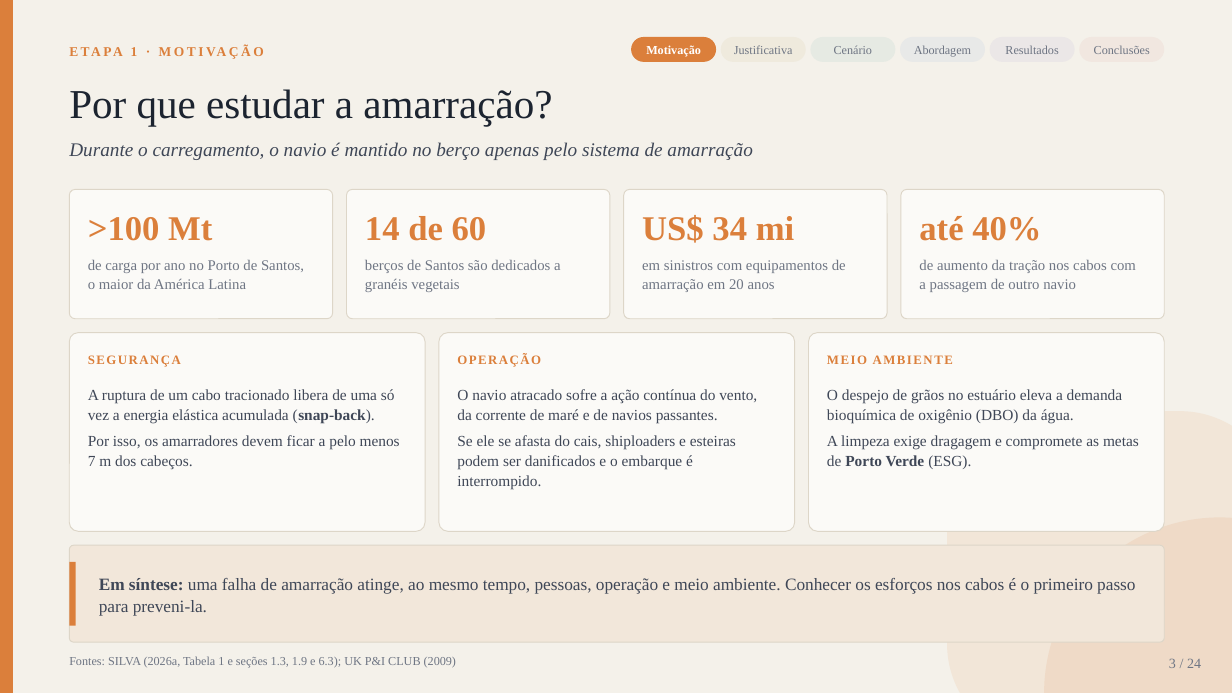
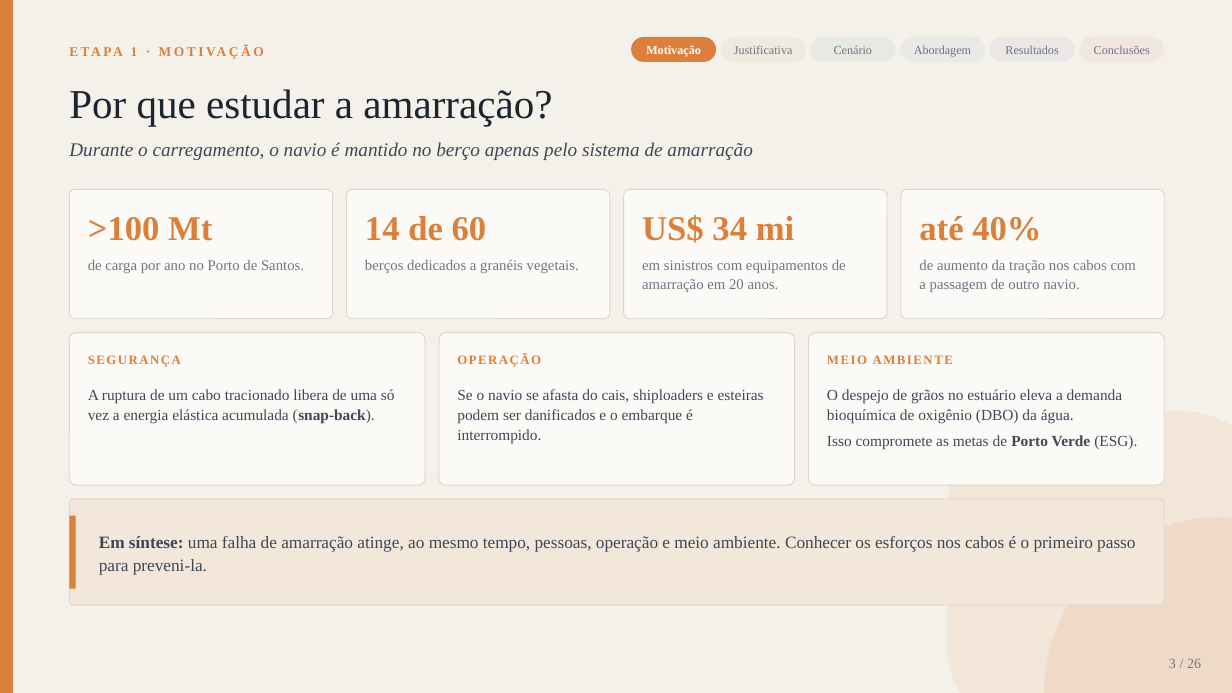
Before and after one commit to gustavogsilvaa/Apresentacao-Kiro, a slide deck: slide 3 of amarracao_v3/Apresentacao_TF_Amarracao_parcial.pptx. Drawn at 1232x693 pixels with LibreOffice and Linux fonts; fonts in the diff are those of the drawing. Boxes give left, top, right and bottom in pixels: in the first picture for what was removed or moved away, otherwise in the second. Text is boxed around its words. In the diff, an @@ line names an element or a change of style, - is before the commit and + after.

```diff
--- a/amarracao_v3/Apresentacao_TF_Amarracao_parcial.pptx
+++ b/amarracao_v3/Apresentacao_TF_Amarracao_parcial.pptx
@@ text at bbox=[88, 260, 304, 273]: text changed @@
-de carga por ano no Porto de Santos, o maior da América Latina
+de carga por ano no Porto de Santos.
@@ text at bbox=[365, 260, 579, 273]: text changed @@
-berços de Santos são dedicados a granéis vegetais
+berços dedicados a granéis vegetais.
@@ text at bbox=[642, 260, 846, 292]: text changed @@
-em sinistros com equipamentos de amarração em 20 anos
+em sinistros com equipamentos de amarração em 20 anos.
@@ text at bbox=[919, 260, 1136, 292]: text changed @@
-de aumento da tração nos cabos com a passagem de outro navio
+de aumento da tração nos cabos com a passagem de outro navio.
@@ rounded rectangle: place and size @@
-rounded rectangle at bbox=[69, 333, 425, 531]
+rounded rectangle at bbox=[69, 333, 425, 485]
@@ rounded rectangle: place and size @@
-rounded rectangle at bbox=[439, 333, 795, 531]
+rounded rectangle at bbox=[439, 333, 795, 485]
@@ rounded rectangle: place and size @@
-rounded rectangle at bbox=[809, 333, 1165, 531]
+rounded rectangle at bbox=[809, 333, 1165, 485]
@@ text at bbox=[457, 389, 764, 443]: text changed @@
-O navio atracado sofre a ação contínua do vento, da corrente de maré e de navios passantes.
-Se ele se afasta do cais, shiploaders e esteiras podem ser danificados e o embarque é interrompido.
+Se o navio se afasta do cais, shiploaders e esteiras podem ser danificados e o embarque é interrompido.
@@ text at bbox=[88, 435, 400, 470]: paragraph removed @@
-Por isso, os amarradores devem ficar a pelo menos 7 m dos cabeços.
@@ text at bbox=[827, 435, 1137, 450]: text changed @@
-A limpeza exige dragagem e compromete as metas de Porto Verde (ESG).
+Isso compromete as metas de Porto Verde (ESG).
@@ rounded rectangle: place and size @@
-rounded rectangle at bbox=[69, 545, 1165, 642]
+rounded rectangle at bbox=[69, 499, 1165, 605]
@@ text "Em síntese: uma falha de ...": place and size @@
-text "Em síntese: uma falha de ..." at bbox=[99, 578, 1135, 616]
+text "Em síntese: uma falha de ..." at bbox=[99, 536, 1135, 575]
@@ rectangle: place and size @@
-rectangle at bbox=[69, 562, 76, 626]
+rectangle at bbox=[69, 516, 76, 589]
@@ text removed at bbox=[69, 656, 456, 668] @@
-Fontes: SILVA (2026a, Tabela 1 e seções 1.3, 1.9 e 6.3); UK P&I CLUB (2009)
@@ text at bbox=[1169, 658, 1201, 668]: text changed @@
-3 / 24
+3 / 26
```
Also in this commit, not shown: 23 other slides changed, 2 slides added, 10 other files.
